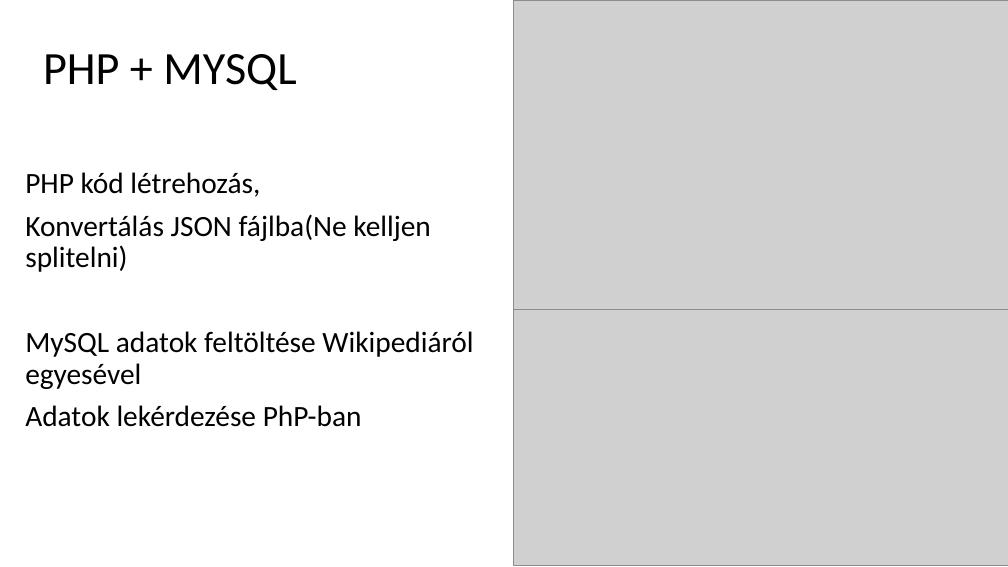
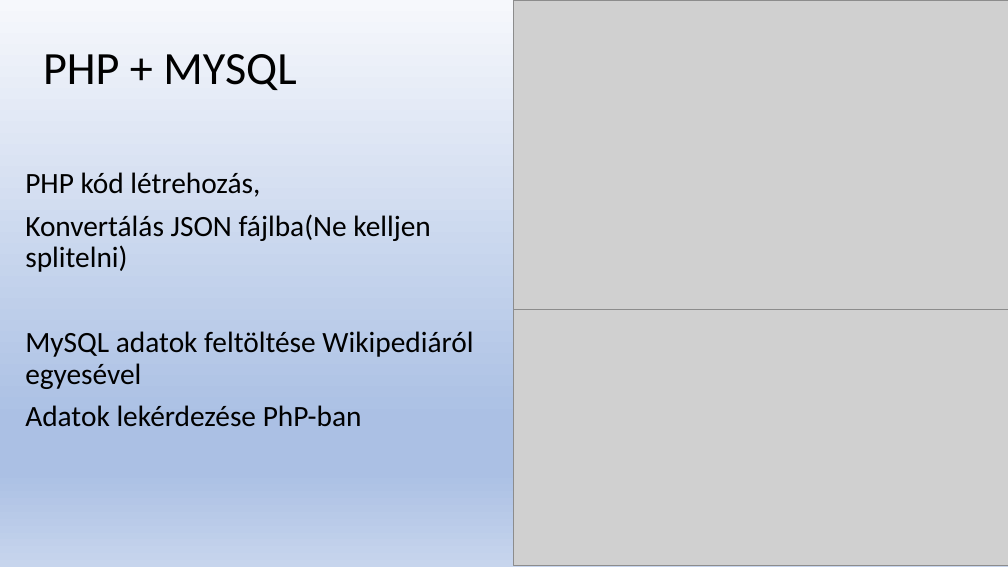
Before and after one commit to Levminer/flywithme, a slide deck: slide 3 of docs/FlyWithMe.pptx. Drawn at 1008x567 pixels with LibreOffice and Linux fonts; fonts in the diff are those of the drawing; grey boxes stand for pictures. Boxes give left, top, right and bottom in pixels: in the first picture for what was removed or moved away, otherwise in the second. Text is boxed around its words. In the diff, an @@ line names an element or a change of style, - is before the commit and + after.

```diff
--- a/docs/FlyWithMe.pptx
+++ b/docs/FlyWithMe.pptx
@@ background #FFFFFF to gradient #F6F8FC to #ABC0E4 to #C7D5ED @@
```
Also in this commit, not shown: 4 other slides changed, 1 slide added, 1 slide removed.
